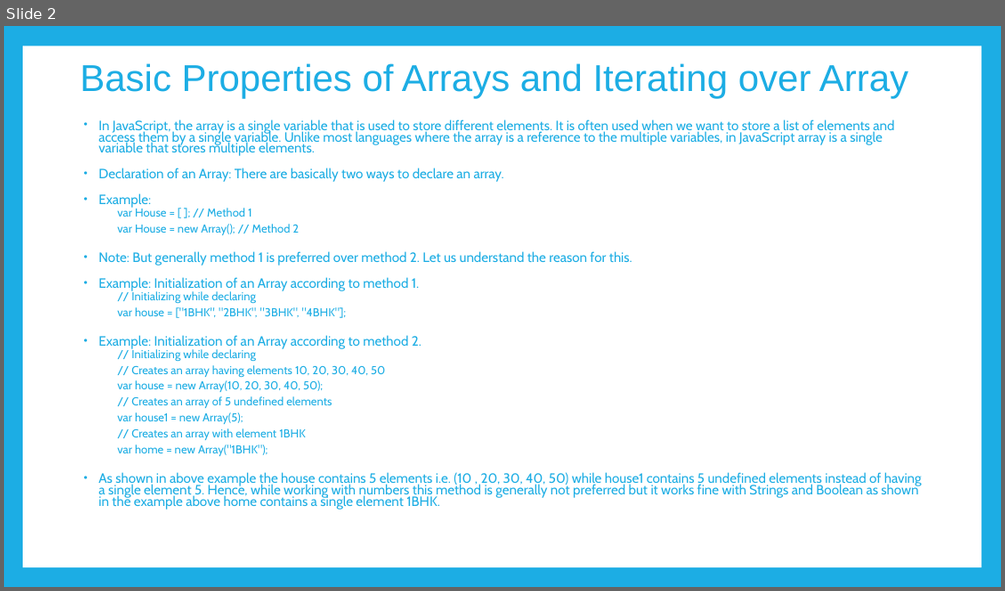
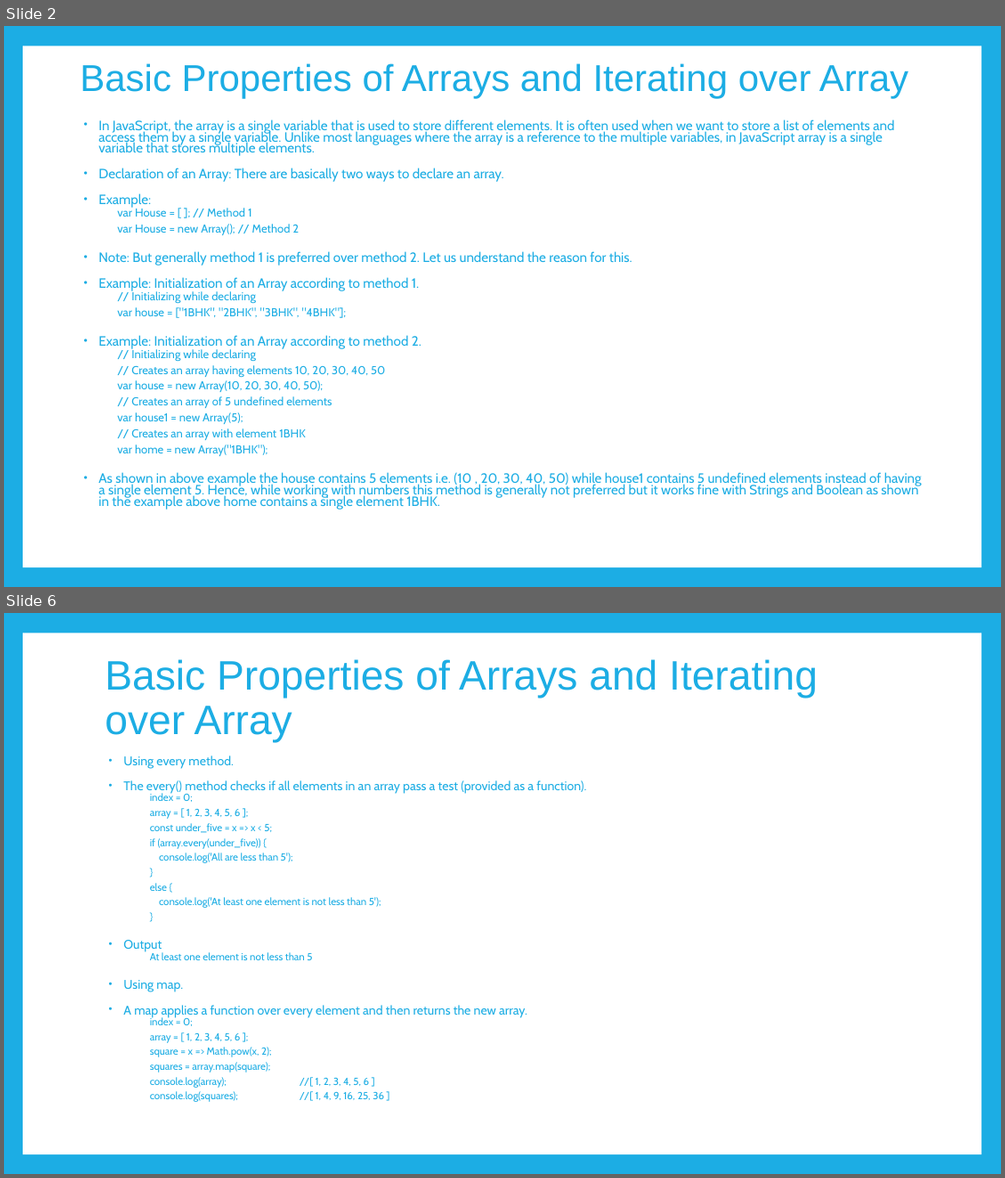
Before and after one commit to PramodJana/JavaScript, a slide deck: GFG JS Course Curriculam/Articles/005 Arrays.pptx. Shown one above the other, each under a label of ours: slide 2 before the commit, slides 2 and 6 after it; the slides between them are not shown. The pictures are 1005x591 and 1005x1178 pixels, drawn with LibreOffice and Linux fonts; fonts in the diff are those of the drawing. Boxes give left, top, right and bottom in pixels: in the first picture for what was removed or moved away, otherwise in the second. Text is boxed around its words. In the diff, an @@ line names an element or a change of style, - is before the commit and + after.

```diff
--- a/GFG JS Course Curriculam/Articles/005 Arrays.pptx
+++ b/GFG JS Course Curriculam/Articles/005 Arrays.pptx
@@ slide 6 added at [4, 613, 1001, 1174], background #1CADE4; not listed: 1 template element that a slide beside it also shows @@
@@ title added at [105, 659, 817, 743], 39.6 pt, text #1CADE4 @@
+Basic Properties of Arrays and Iterating over Array
@@ text added at [123, 755, 586, 1100], 9.9 pt, text #1CADE4 @@
+• Using every method.
+• The every() method checks if all elements in an array pass a test (provided as a function).
+    index = 0;
+    array = [ 1, 2, 3, 4, 5, 6 ];
+    const under_five = x => x < 5;
+    if (array.every(under_five)) {
+    console.log('All are less than 5');
+    }
+    else {
+    console.log('At least one element is not less than 5');
+    }
+• Output
+    At least one element is not less than 5
+• Using map.
+• A map applies a function over every element and then returns the new array.
+    index = 0;
+    array = [ 1, 2, 3, 4, 5, 6 ];
+    square = x => Math.pow(x, 2);
+    squares = array.map(square);
+    console.log(array); //[ 1, 2, 3, 4, 5, 6 ]
+    console.log(squares); //[ 1, 4, 9, 16, 25, 36 ]
```
Also in this commit, not shown: 1 slide changed, 36 other slides added, 18 slides removed, 7 other files.
